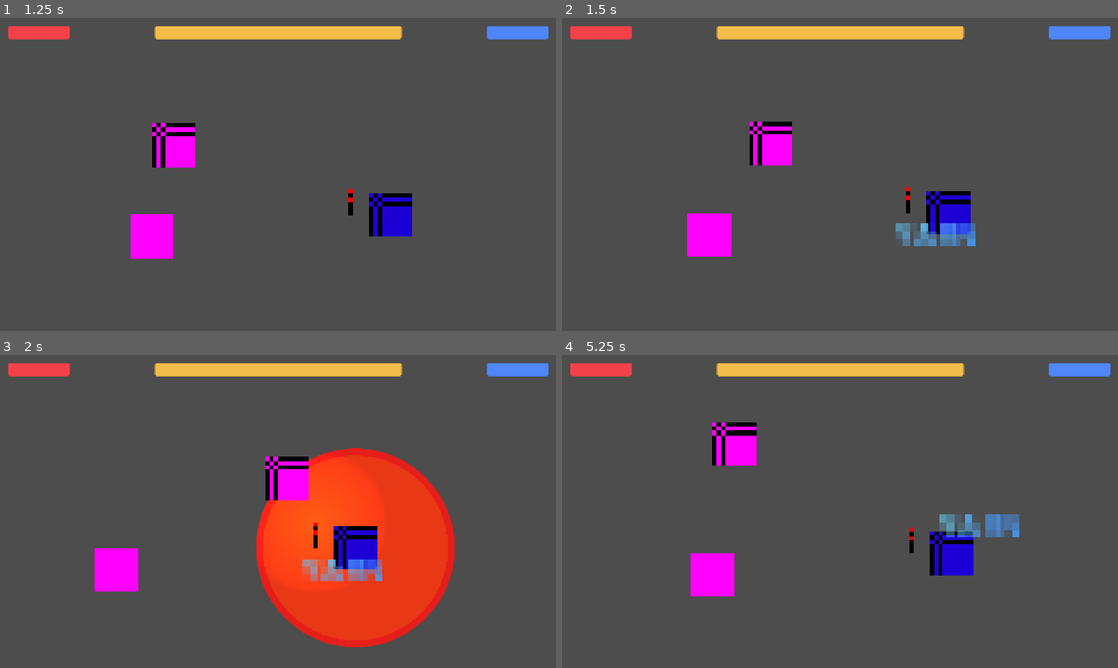
Above: before the commit, frames 1-4 (two rows, left to right).
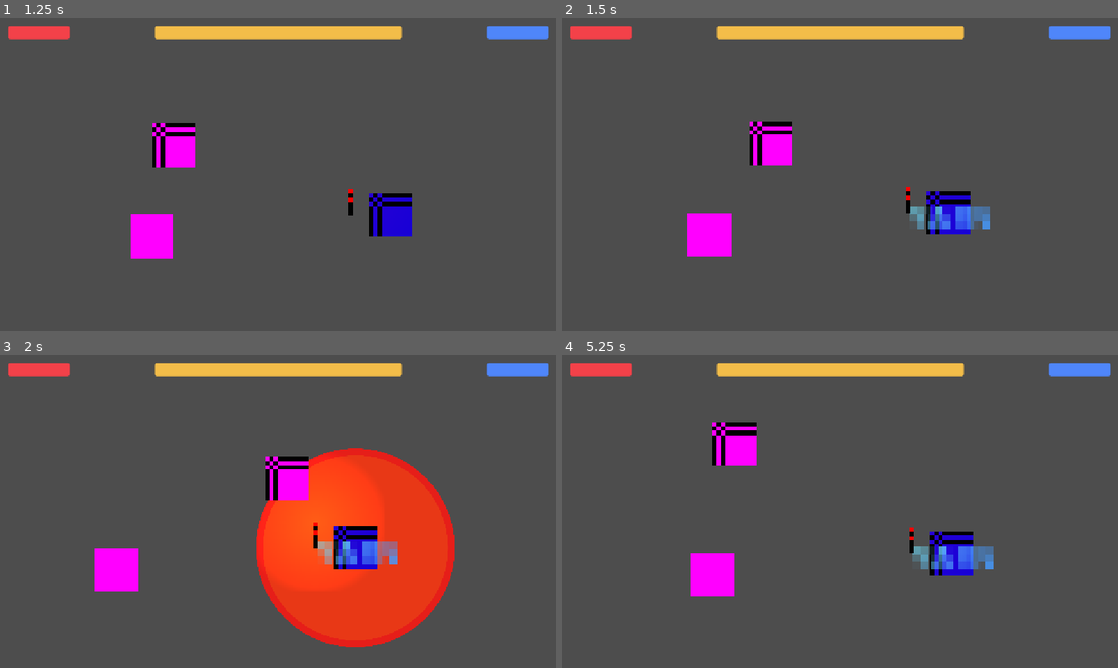
Above: after the commit, the same moments.

Repository: anqilique/GDGJam2-2025
Game: Godot game, scene res://Scenes/start_menu.tscn
Same seed, same stepped clock (60 frames per second), same inputs: the game is played once before the commit and once after it.
Inputs (mouse positions are in pixels of both pictures, inside the frame that each line leads up to):
- Up to frame 1 (1.25 s): click "PLAY" at 0.5 s
- Up to frame 2 (1.5 s): move the mouse to (962, 158) at 1.27 s; hold D (fire_cat_move_right) from 1.28 s (still down); click (962, 158) at 1.35 s
- Up to frame 3 (2 s): keep holding D (fire_cat_move_right)
- Up to frame 4 (5.25 s): move the mouse to (728, 527) at 2.02 s; release D (fire_cat_move_right) at 2.03 s; hold S (fire_cat_move_down) 2.03-2.78 s; click (728, 527) at 2.1 s; move the mouse to (895, 442) at 2.77 s; hold D (fire_cat_move_right) 2.78-3.5 s; tap Space (yarn_cat_pass_torch) at 2.85 s; click (895, 442) at 3.05 s; click "REPLAY" at 3.5 s; click "PLAY" at 4.25 s; move the mouse to (812, 574) at 5.02 s; hold W (fire_cat_move_up) from 5.03 s (still down); click (812, 574) at 5.1 s

Frame 1 is identical in both runs. In frame 2, 1.5% of the frame differs, in the area x 60-77%, y 60-73%; in frame 3, 1.5%; in frame 4, 1.7%, in the area x 63-83%, y 50-69%.

Commit message:
Drop Yarn at YCat Pos
Might need this precision instead of randomness.

Diff:
--- a/Scripts/YarnCat/YarnCat.gd
+++ b/Scripts/YarnCat/YarnCat.gd
@@ -22,8 +22,7 @@
 		if Input.is_action_just_pressed("yarn_cat_drop_yarn") and can_drop:
 			var new_yarn = yarn_piece.instantiate()
 
-			new_yarn.position.x = randf_range(global_position.x - 10, global_position.x + 10)
-			new_yarn.position.y = randf_range(global_position.y - 10, global_position.y + 10)
+			new_yarn.position = self.position
 
 			add_sibling(new_yarn)
 
